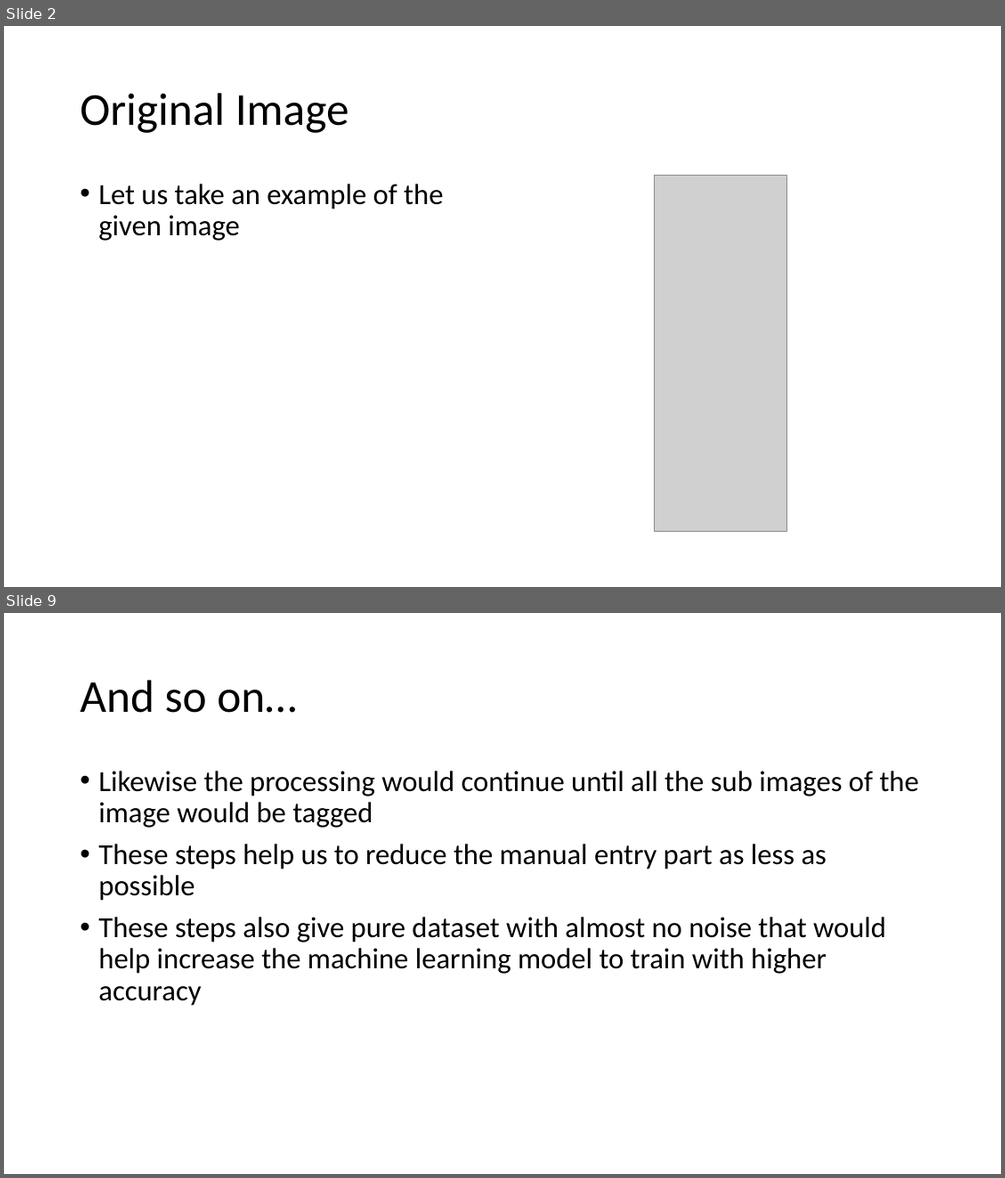
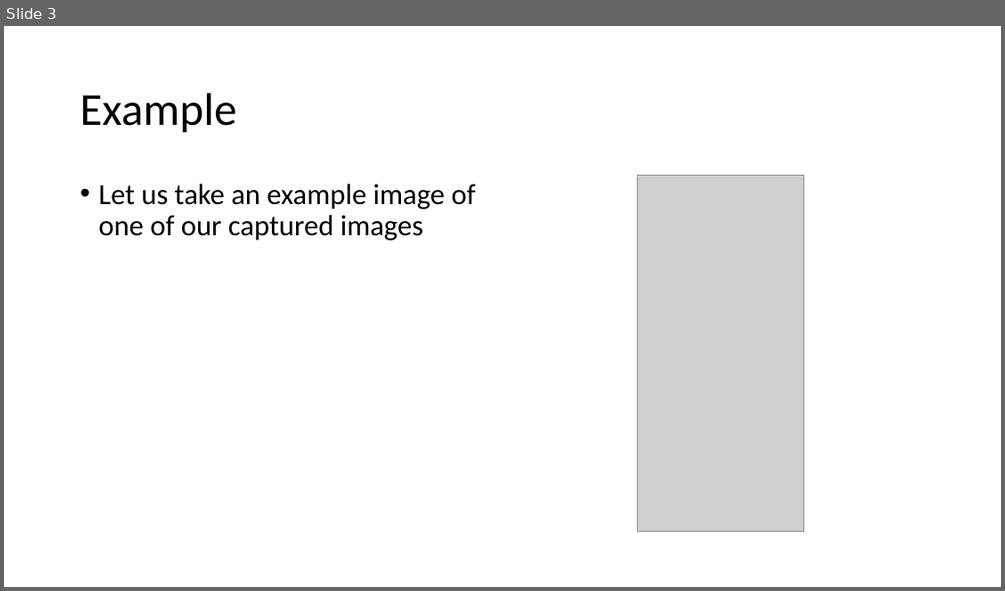
Before and after one commit to AdityaShenoy/Drones_For_Structural_Audit, a slide deck: ppt/Dataset Preprocessing Steps.pptx. Shown one above the other, each under a label of ours: slides 2 and 9 before the commit, slide 3 after it; the slides between them are not shown. The pictures are 1005x1178 and 1005x591 pixels, drawn with LibreOffice and Linux fonts; fonts in the diff are those of the drawing; grey boxes stand for pictures. Boxes give left, top, right and bottom in pixels: in the first picture for what was removed or moved away, otherwise in the second. Text is boxed around its words. In the diff, an @@ line names an element or a change of style, - is before the commit and + after.

```diff
--- a/ppt/Dataset Preprocessing Steps.pptx
+++ b/ppt/Dataset Preprocessing Steps.pptx
@@ slide 9 removed at (4,613,1001,1174), background #FFFFFF @@
@@ title removed at (80,680,296,713) @@
-And so on…
@@ text removed at (98,771,919,1005) @@
-• Likewise the processing would continue until all the sub images of the image would be tagged
-• These steps help us to reduce the manual entry part as less as possible
-• These steps also give pure dataset with almost no noise that would help increase the machine learning model to train with higher accuracy
@@ what was slide 2 is now slide 3 @@
@@ slide 3 changed as well @@
@@ title at (80,93,236,133): text changed @@
-Original Image
+Example
@@ text at (98,184,476,240): text changed @@
-• Let us take an example of the given image
+• Let us take an example image of one of our captured images
@@ picture: place and size @@
-picture at (654,176,787,532)
+picture at (638,176,804,532)
```
Also in this commit, not shown: 3 other slides changed, 6 slides added, 4 other slides removed, 2 other files.
